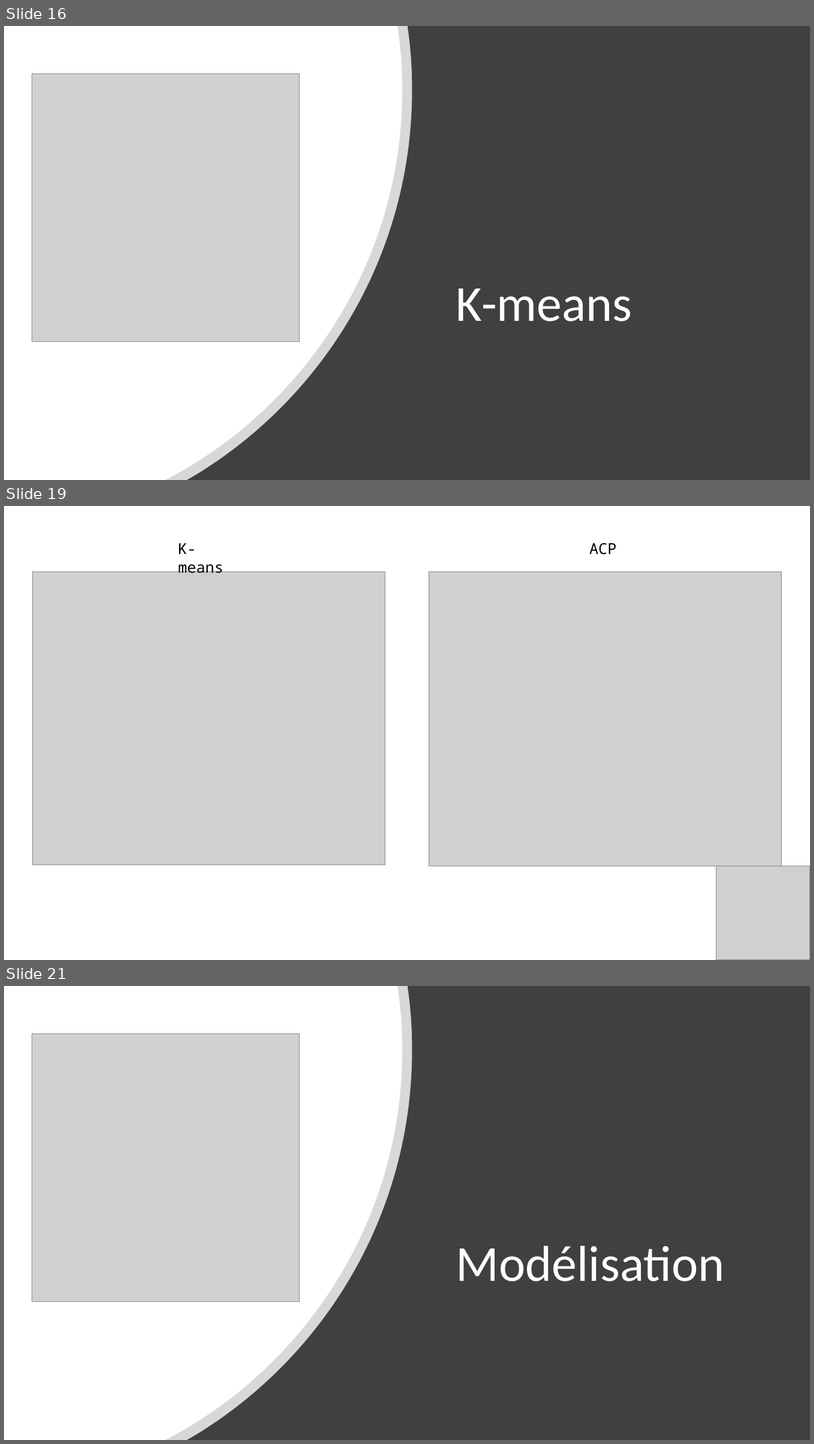
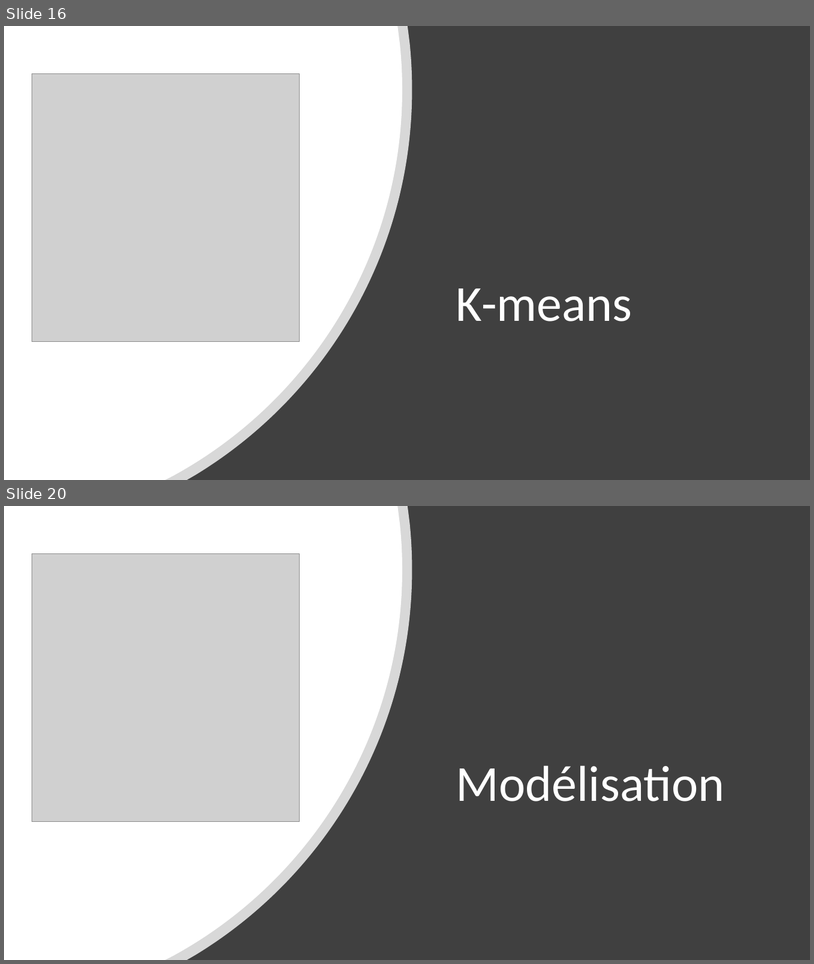
Before and after one commit to Julien-paulet/Projet_6, a slide deck: Présentation Projet 6.pptx. Shown one above the other, each under a label of ours: slides 16, 19 and 21 before the commit, slides 16 and 20 after it; the slides between them are not shown. The pictures are 814x1444 and 814x964 pixels, drawn with LibreOffice and Linux fonts; fonts in the diff are those of the drawing; grey boxes stand for pictures. Boxes give left, top, right and bottom in pixels: in the first picture for what was removed or moved away, otherwise in the second. Text is boxed around its words. In the diff, an @@ line names an element or a change of style, - is before the commit and + after.

```diff
--- a/Présentation Projet 6.pptx
+++ b/Présentation Projet 6.pptx
@@ slide 19 removed at [4, 506, 810, 960], background #FFFFFF @@
@@ text removed at [178, 543, 224, 576] @@
-K-means
@@ text removed at [590, 543, 617, 555] @@
-ACP
@@ picture removed at [32, 571, 385, 864] @@
@@ picture removed at [429, 572, 782, 866] @@
@@ picture removed at [717, 865, 810, 960] @@
@@ what was slide 21 is now slide 20 @@
```
Also in this commit, not shown: 3 slides changed, 3 slides added, 2 other slides removed.
